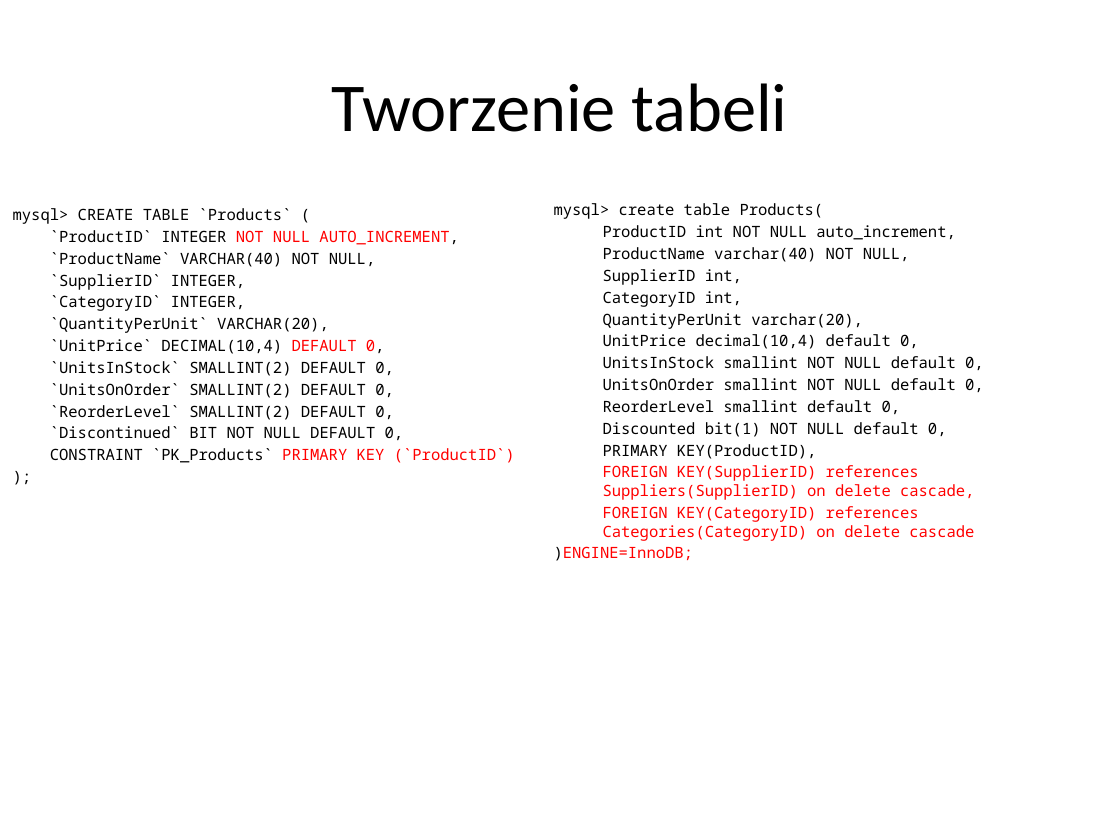
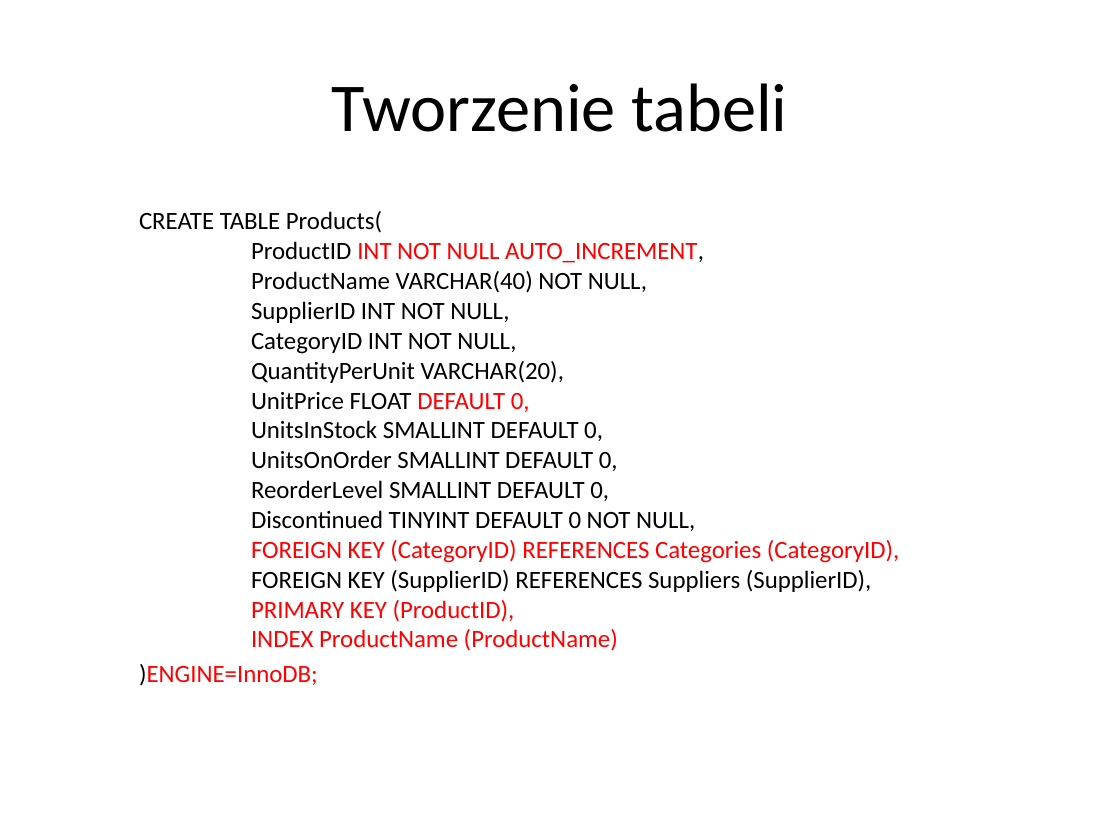
Before and after one commit to alicjasalamon/DB2, a slide deck: slide 14 of MySQL + Hibernate.pptx (slide 5 before the commit). Drawn at 1120x840 pixels with LibreOffice and Linux fonts; fonts in the diff are those of the drawing. Boxes give left, top, right and bottom in pixels: in the first picture for what was removed or moved away, otherwise in the second. Text is boxed around its words. In the diff, an @@ line names an element or a change of style, - is before the commit and + after.

Commit message:
orders

```diff
--- a/MySQL + Hibernate.pptx
+++ b/MySQL + Hibernate.pptx
@@ text removed at bbox=[554, 203, 984, 561] @@
-mysql> create table Products(
-  ProductID int NOT NULL auto_increment,
-  ProductName varchar(40) NOT NULL,
-  SupplierID int,
-  CategoryID int,
-  QuantityPerUnit varchar(20),
-  UnitPrice decimal(10,4) default 0,
-  UnitsInStock smallint NOT NULL default 0,
-  UnitsOnOrder smallint NOT NULL default 0,
-  ReorderLevel smallint default 0,
-  Discounted bit(1) NOT NULL default 0,
-  PRIMARY KEY(ProductID),
-  FOREIGN KEY(SupplierID) references Suppliers(SupplierID) on delete cascade,
-  FOREIGN KEY(CategoryID) references Categories(CategoryID) on delete cascade
-)ENGINE=InnoDB;
@@ text at bbox=[139, 211, 900, 686]: text changed; size 10 to 16 pt; font Noto Sans Mono to Calibri @@
-mysql> CREATE TABLE `Products` (
-`ProductID` INTEGER NOT NULL AUTO_INCREMENT,
-`ProductName` VARCHAR(40) NOT NULL,
-`SupplierID` INTEGER,
-`CategoryID` INTEGER,
-`QuantityPerUnit` VARCHAR(20),
-`UnitPrice` DECIMAL(10,4) DEFAULT 0,
-`UnitsInStock` SMALLINT(2) DEFAULT 0,
-`UnitsOnOrder` SMALLINT(2) DEFAULT 0,
-`ReorderLevel` SMALLINT(2) DEFAULT 0,
-`Discontinued` BIT NOT NULL DEFAULT 0,
-CONSTRAINT `PK_Products` PRIMARY KEY (`ProductID`)
-);
+CREATE TABLE Products(
+ProductID INT NOT NULL AUTO_INCREMENT,
+ProductName VARCHAR(40) NOT NULL,
+SupplierID INT NOT NULL,
+CategoryID INT NOT NULL,
+QuantityPerUnit VARCHAR(20),
+UnitPrice FLOAT DEFAULT 0,
+UnitsInStock SMALLINT DEFAULT 0,
+UnitsOnOrder SMALLINT DEFAULT 0,
+ReorderLevel SMALLINT DEFAULT 0,
+Discontinued TINYINT DEFAULT 0 NOT NULL,
+FOREIGN KEY (CategoryID) REFERENCES Categories (CategoryID),
+FOREIGN KEY (SupplierID) REFERENCES Suppliers (SupplierID),
+PRIMARY KEY (ProductID),
+INDEX ProductName (ProductName)
+)ENGINE=InnoDB;
```
Also in this commit, not shown: 3 other slides changed, 14 slides added, 1 slide removed, 4 other files.
